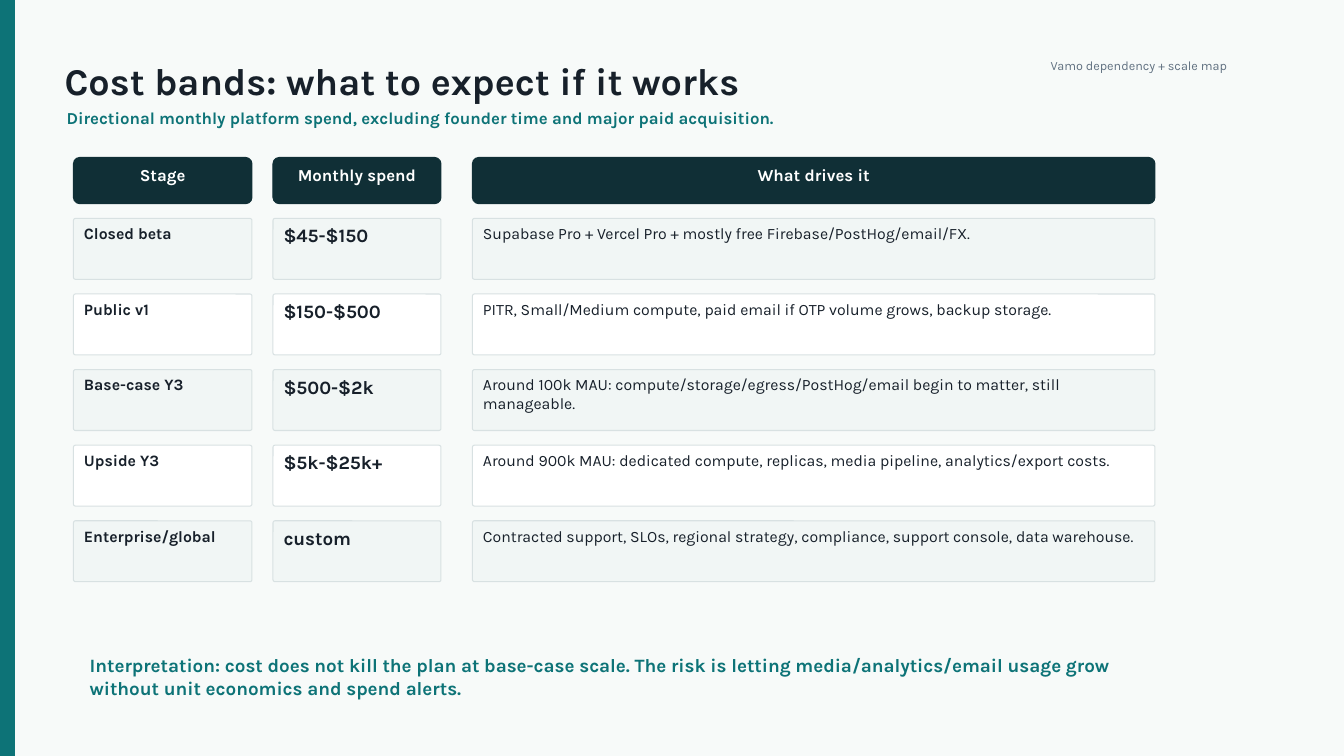
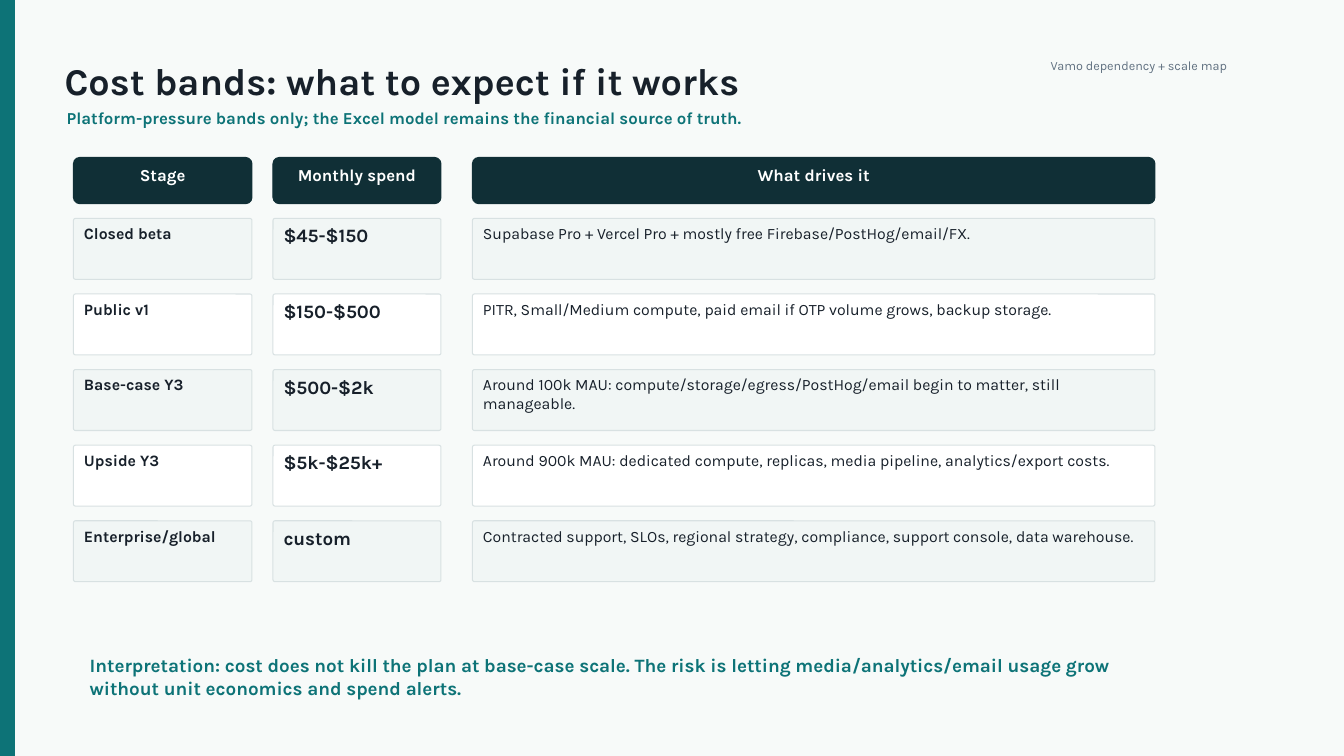
Before and after one commit to zoethos/vamo, a slide deck: slide 10 of docs/business/vamo_dependency_and_scaling_map.pptx. Drawn at 1344x756 pixels with LibreOffice and Linux fonts; fonts in the diff are those of the drawing. Boxes give left, top, right and bottom in pixels: in the first picture for what was removed or moved away, otherwise in the second. Text is boxed around its words. In the diff, an @@ line names an element or a change of style, - is before the commit and + after.

```diff
--- a/docs/business/vamo_dependency_and_scaling_map.pptx
+++ b/docs/business/vamo_dependency_and_scaling_map.pptx
@@ text at (67,112,741,128): text changed @@
-Directional monthly platform spend, excluding founder time and major paid acquisition.
+Platform-pressure bands only; the Excel model remains the financial source of truth.
```
Also in this commit, not shown: 1 other slide changed, 3 slides added.
